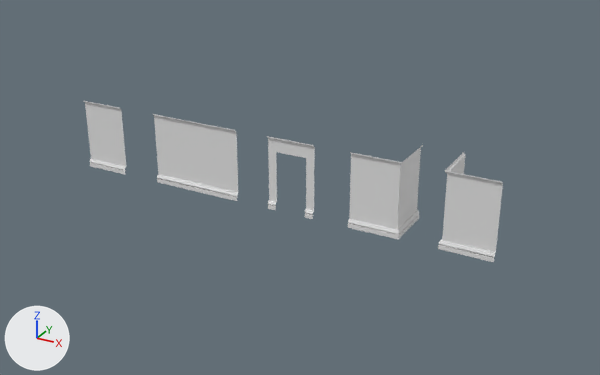
The FBX model Assets/Art_Assets (No Touch)/3D Assets/Modular Walls/Modular_Walls.fbx as it was, and as the next commit left it.
Both versions are drawn from a 50 mm lens placed at (20.5, -44.6, 24.3), pointed at (-5.2, 2.1, 1.0). Every picture has the same lights, and +X, +Y and +Z are marked at lower left.

Names of what the first picture shows: 'Wall_DoorFrame', 'Wall_L_Corner', 'Wall_Long', 'Wall_R_Corner', 'Wall_Short'.
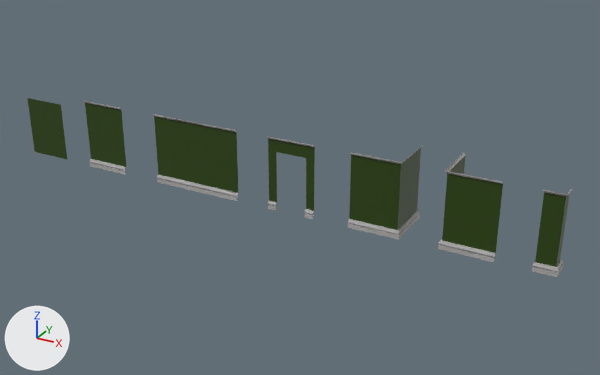
Boxes (x1, y1, x2, y2) around the edits, measured in the pictures (600 x 375 px):
'Wall_Long', recoloured (grey to green)
    both: (153, 114, 238, 201)
'Wall_R_Corner', recoloured
    both: (348, 145, 423, 239)
'Wall_L_Corner', recoloured (grey to green)
    both: (438, 152, 503, 262)
'Wall_Short', recoloured (grey to green)
    both: (83, 101, 126, 174)
'Wall_R_Corner. small', added
    after: (532, 188, 573, 277)
'Wall_Short.001', added
    after: (27, 98, 67, 159)
'Wall_DoorFrame', recoloured (grey to green)
    both: (267, 136, 315, 219)

The change, as a list of edits to the scene's bpy script:
```text
Add img_walls_wall_tex_normal_png:
    img_walls_wall_tex_normal_png = load_image('Walls_Wall_Tex_Normal.png', 'Wall_Tex/Walls_Wall_Tex_Normal.png', 2048, 2048, 'Non-Color')
Add img_walls_wall_tex_basemap_png:
    img_walls_wall_tex_basemap_png = load_image('Walls_Wall_Tex_BaseMap.png', 'Wall_Tex/Walls_Wall_Tex_BaseMap.png', 2048, 2048, 'sRGB')
Add mat_material_001:
    mat_material_001 = bpy.data.materials.new('Material.001')
    # uses the picture img_walls_wall_tex_basemap_png
    # uses the picture img_walls_wall_tex_normal_png
Change me_cube_004:
    where me_cube_004.from_pydata(...)  # 112 vertices, 68 faces; spans x -3.5..0.0, y -0.19..0.0, z 0.0..5.28
    remove me_cube_004.materials.append(mat_uv_checker_material_uv_grid_2000x2000)  # white #e7e7e7
    add me_cube_004.materials.append(mat_material_001)
Change me_cube_018:
    where me_cube_018.from_pydata(...)  # 78 vertices, 50 faces; spans x -0.2..3.39, y -0.2..3.39, z 0.0..5.28
    remove me_cube_018.materials.append(mat_uv_checker_material_uv_grid_2000x2000)  # white #e7e7e7
    add me_cube_018.materials.append(mat_material_001)
Change me_cube_009:
    where me_cube_009.from_pydata(...)  # 78 vertices, 50 faces; spans x -3.39..0.2, y -0.2..3.39, z 0.0..5.28
    remove me_cube_009.materials.append(mat_uv_checker_material_uv_grid_2000x2000)  # white #e7e7e7
    add me_cube_009.materials.append(mat_material_001)
Change me_cube:
    where me_cube.from_pydata(...)  # 54 vertices, 26 faces; spans x -7.0..0.0, y -0.19..0.0, z 0.0..5.28
    remove me_cube.materials.append(mat_uv_checker_material_uv_grid_2000x2000)  # white #e7e7e7
    add me_cube.materials.append(mat_material_001)
Change me_cube_016:
    where me_cube_016.from_pydata(...)  # 54 vertices, 26 faces; spans x -3.5..0.0, y -0.19..0.0, z 0.0..5.28
    remove me_cube_016.materials.append(mat_uv_checker_material_uv_grid_2000x2000)  # white #e7e7e7
    add me_cube_016.materials.append(mat_material_001)
Add me_cube_001:
    me_cube_001.from_pydata(...)  # 4 vertices, 1 face; spans x -3.5..0.0, y 0.0, z 0.0..4.54
    me_cube_001.materials.append(mat_material_001)
Add me_cube_002:
    me_cube_002.from_pydata(...)  # 78 vertices, 50 faces; spans x -1.33..0.18, y -0.18..1.16, z 0.0..5.28
    me_cube_002.materials.append(mat_material_001)
Add ob_wall_short_001:
    ob_wall_short_001 = bpy.data.objects.new('Wall_Short.001', me_cube_001)
    ob_wall_short_001.location = (-25.0, 0.0, 0.0)
Add ob_wall_r_corner__small:
    ob_wall_r_corner__small = bpy.data.objects.new('Wall_R_Corner. small', me_cube_002)
    ob_wall_r_corner__small.location = (13.0, 0.0, 0.0)
```
